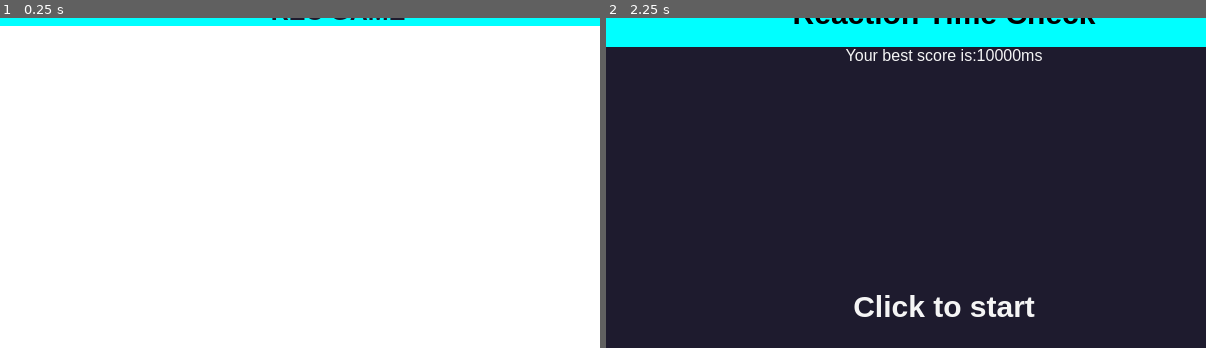
Above: before the commit, frames 1-2 (left to right).
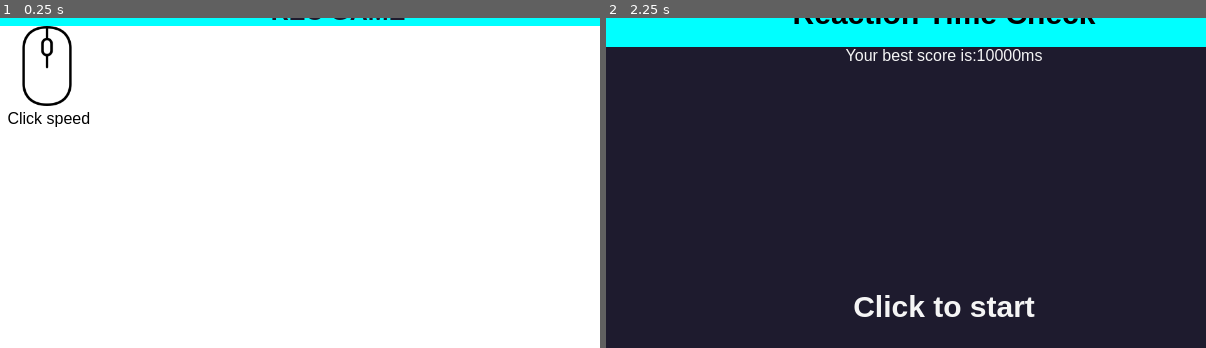
Above: after the commit, the same moments.

Repository: shimes18/rec-game
Game: browser game, page index.html
Same seed, same stepped clock (60 frames per second), same inputs: the game is played once before the commit and once after it.
Inputs (mouse positions are % of the whole screen's width and height, from its top left):
- Up to frame 1 (0.25 s): no input
- Up to frame 2 (2.25 s): click (4, 11) at 2.02 s
The pictures show only the part of the screen within x 22-72%, y 3-53%; the shares and areas given below are measured in that part.

The runs differ from the first frame. In frame 1, 0.7% of the frame differs, in the area x 1-15%, y 2-34%; in frame 2, nothing differs.

Commit message:
basic work on click speed

Diff:
--- /dev/null
+++ b/htmls/clickspeed.html
@@ -0,0 +1,16 @@
+<!DOCTYPE html>
+<html lang="en">
+<head>
+    <meta charset="UTF-8">
+    <meta name="viewport" content="width=device-width, initial-scale=1.0">
+    <title>Click Speed</title>
+</head>
+<body>
+    <div id="logo">Click Speed Test</div>
+    <div id="game">
+        <div id="hs"></div>
+        <div id="announce"></div>
+        <div id="score"></div>
+    </div>
+</body>
+</html>
--- a/index.html
+++ b/index.html
@@ -11,6 +11,7 @@
     <div id="mainblock">
         <div id="game1" class="game"><a href='htmls/rt.html'><img id='g1img' src='images/rec.png'></a>Reaction time</div>
         <div id="game2" class="game"><a href='htmls/ng.html'><img id='g1img' src='images/gtn.png'></a>Guess the number</div>
+        <div id="game3" class="game"><a href='htmls/clickspeed.html'><img id='g1img' src='images/cs.png'></a>Click speed</div>
     </div>
 
     <script src="script.js" deter async></script>
Binary file added: images/cs.png
